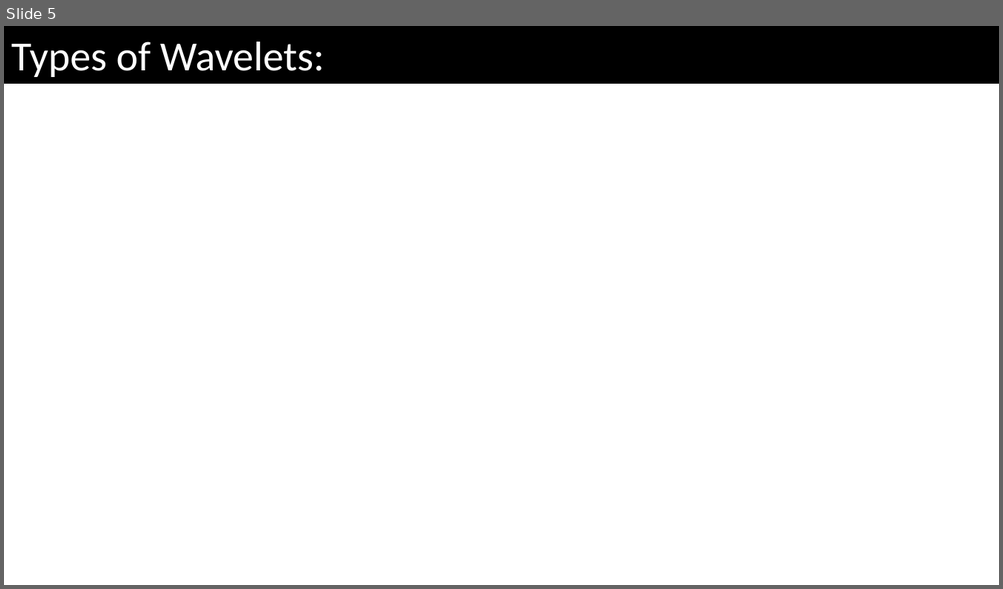
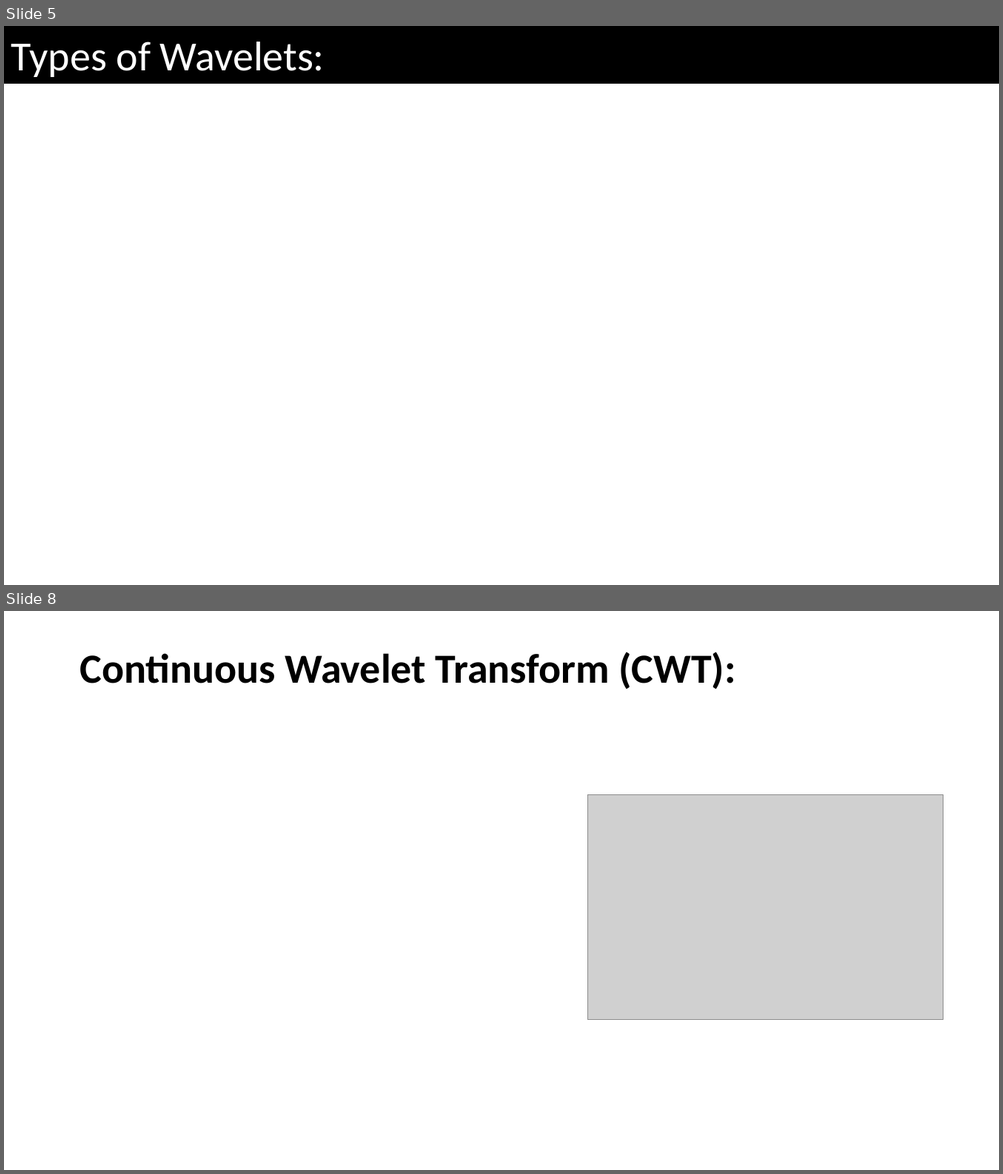
Before and after one commit to CodeBlocker007/Wavelet-Analysis, a slide deck: WaveletAnalysis.pptx. Shown one above the other, each under a label of ours: slide 5 before the commit, slides 5 and 8 after it; the slides between them are not shown. The pictures are 1003x589 and 1003x1174 pixels, drawn with LibreOffice and Linux fonts; fonts in the diff are those of the drawing; grey boxes stand for pictures; background and template pictures are left out. Boxes give left, top, right and bottom in pixels: in the first picture for what was removed or moved away, otherwise in the second. Text is boxed around its words. In the diff, an @@ line names an element or a change of style, - is before the commit and + after.

```diff
--- a/WaveletAnalysis.pptx
+++ b/WaveletAnalysis.pptx
@@ slide 8 added at (4, 611, 999, 1170), background #FFFFFF @@
@@ title added at (79, 652, 735, 689), 40 pt, text #000000, bold @@
+Continuous Wavelet Transform (CWT):
@@ picture added at (588, 795, 943, 1020) @@
```
Also in this commit, not shown: 2 slides changed, 4 other slides added, 1 slide removed, 5 other files.
